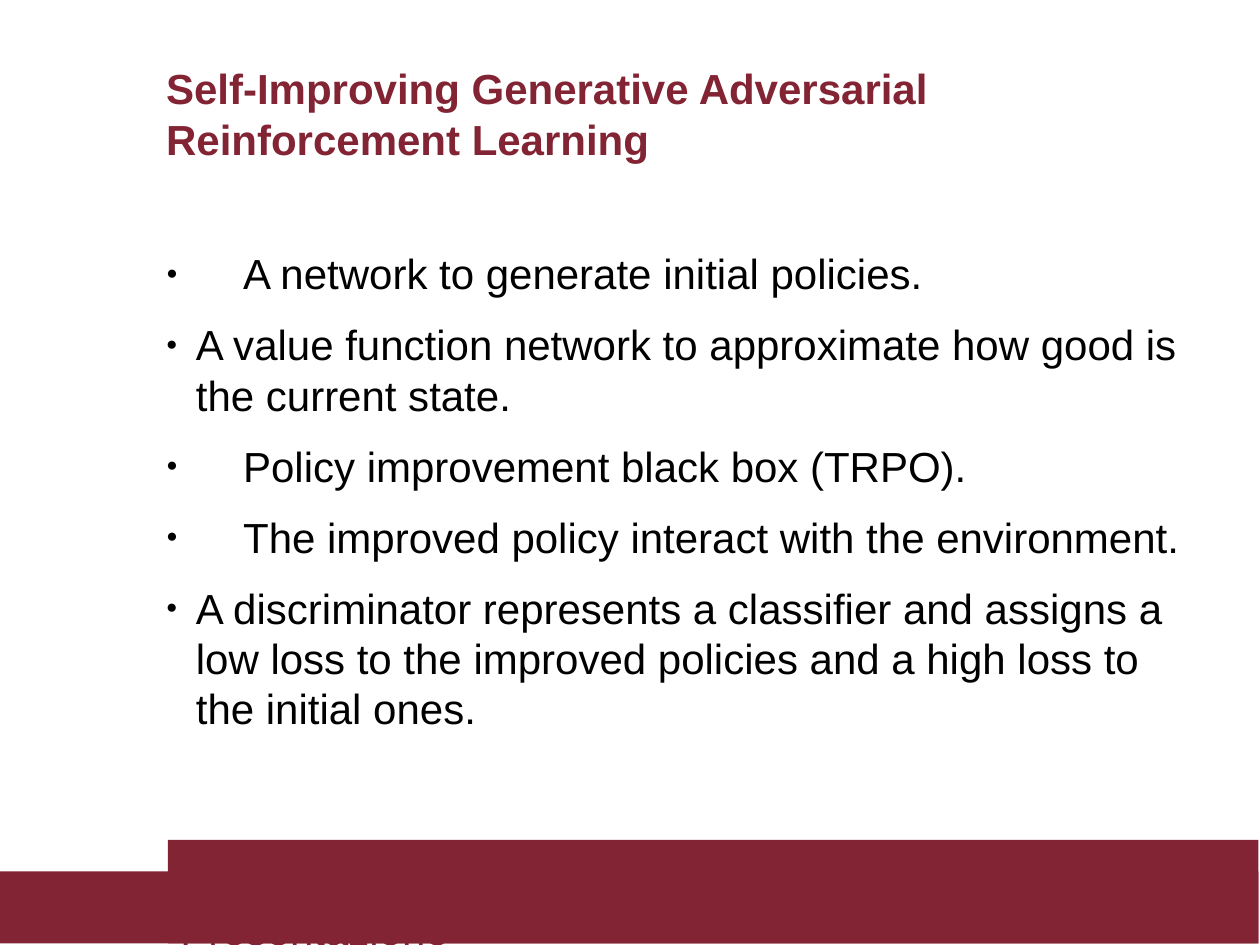
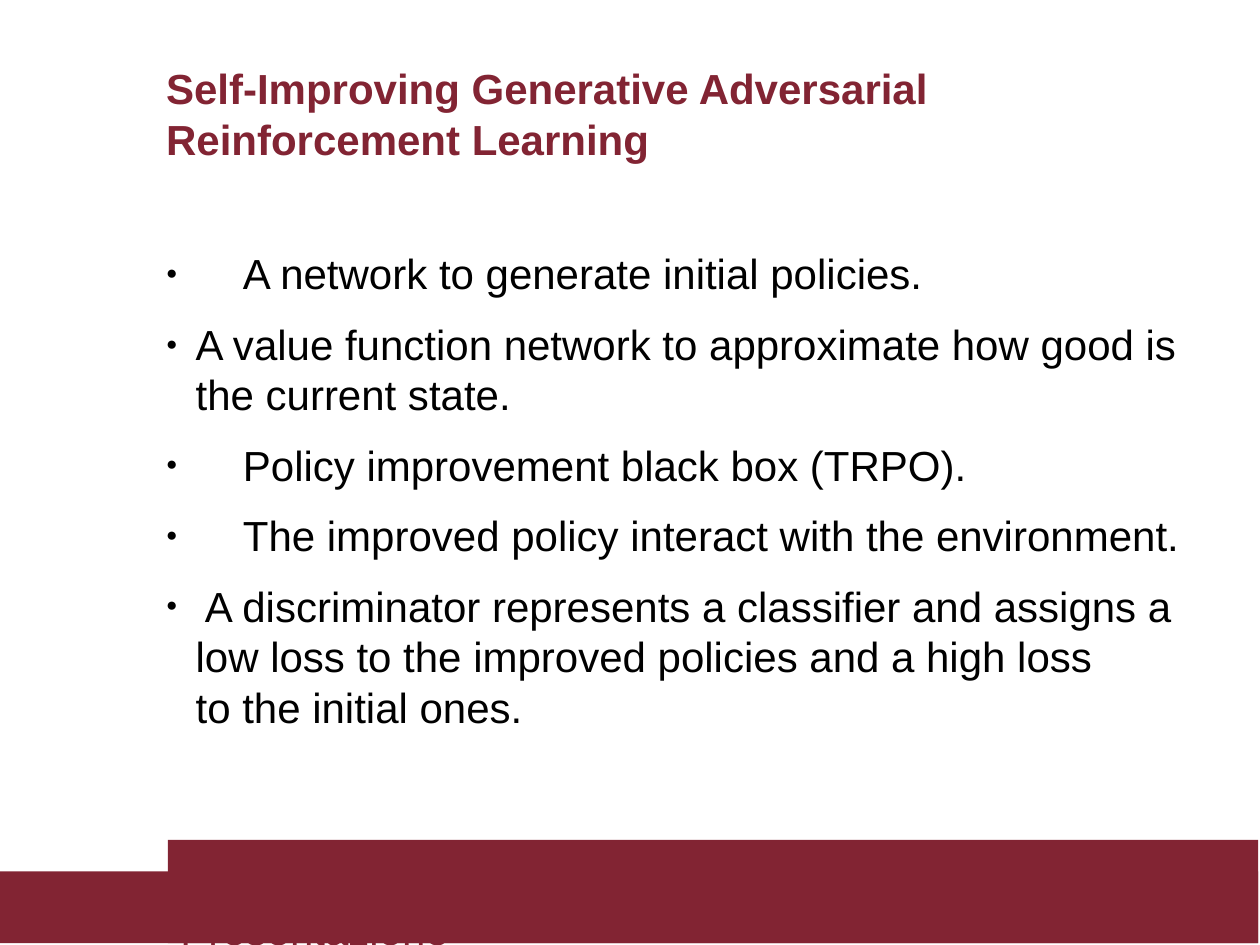
Before and after one commit to milad88/Generative_models_thesis, a slide deck: slide 13 of Milad_kiwan_presentation.ppt (slide 15 before the commit). Drawn at 1260x945 pixels with LibreOffice and Linux fonts; fonts in the diff are those of the drawing. Boxes give left, top, right and bottom in pixels: in the first picture for what was removed or moved away, otherwise in the second. Text is boxed around its words. In the diff, an @@ line names an element or a change of style, - is before the commit and + after.

```diff
--- a/Milad_kiwan_presentation.ppt
+++ b/Milad_kiwan_presentation.ppt
@@ text "A network to generate initial ..." at [196,258,1179,724]: indent changed @@
```
Also in this commit, not shown: 7 other slides changed, 1 slide added, 2 slides removed, 8 other files.
